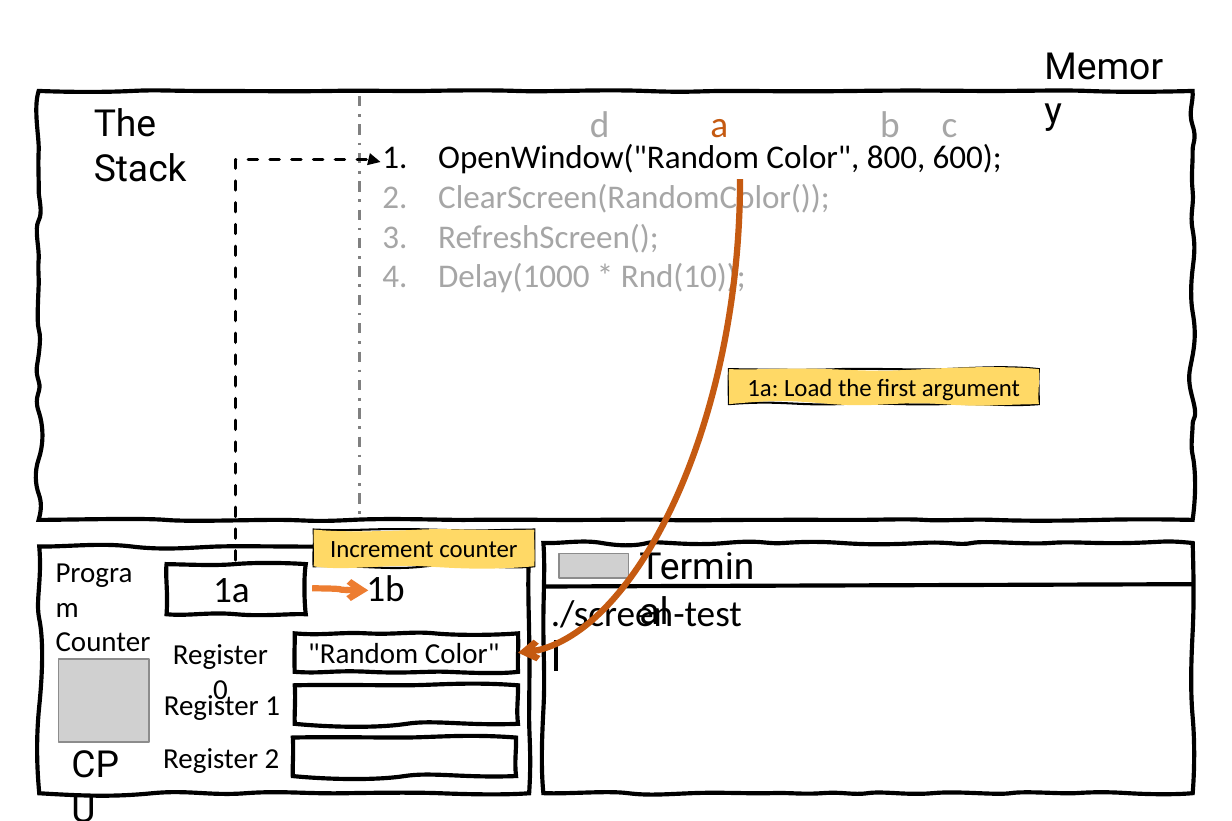
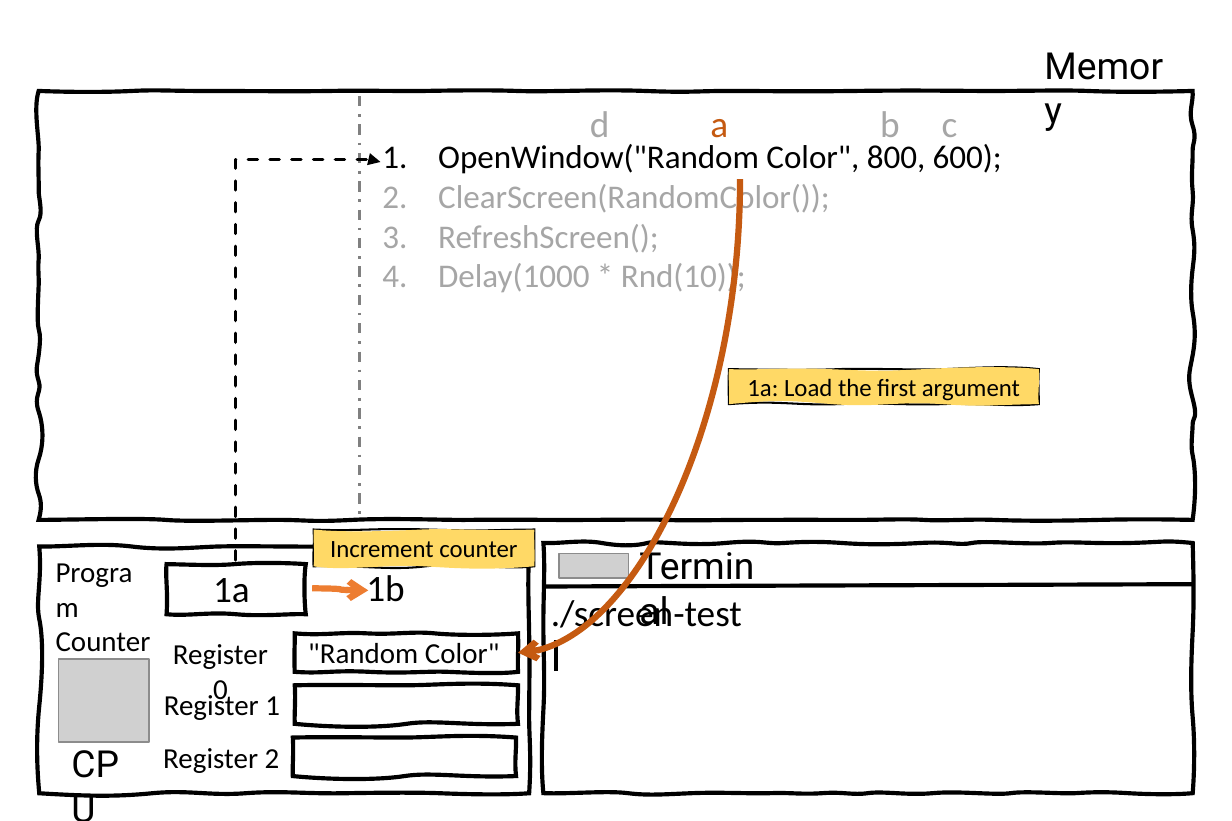
Before and after one commit to splashkit/the-programmers-field-guide, a slide deck: slide 2 of resources/ppt-slides/sequence-data-method-call.pptx. Drawn at 1232x821 pixels with LibreOffice and Linux fonts; fonts in the diff are those of the drawing; grey boxes stand for pictures; background and template pictures are left out. Boxes give left, top, right and bottom in pixels: in the first picture for what was removed or moved away, otherwise in the second. Text is boxed around its words. In the diff, an @@ line names an element or a change of style, - is before the commit and + after.

Commit message:
Remove mention of the stack from sequence and method call sliders.

```diff
--- a/resources/ppt-slides/sequence-data-method-call.pptx
+++ b/resources/ppt-slides/sequence-data-method-call.pptx
@@ text removed at bbox=[94, 108, 187, 182] @@
-The Stack
```
Also in this commit, not shown: 7 other slides changed, 17 other files.
